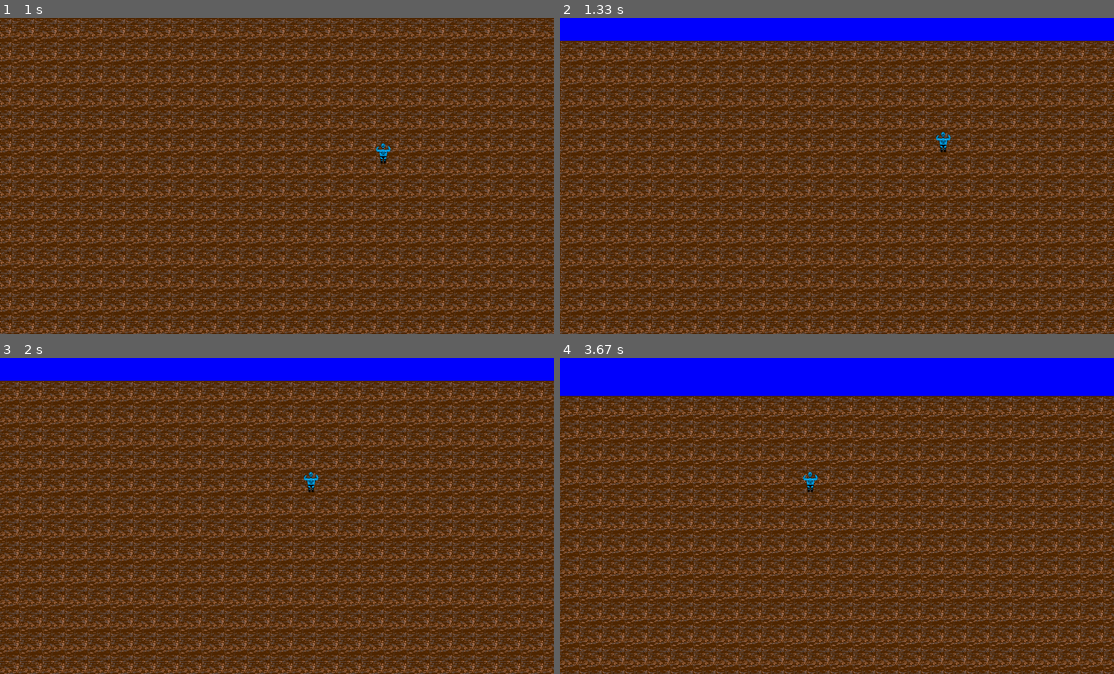
Above: before the commit, frames 1-4 (two rows, left to right).
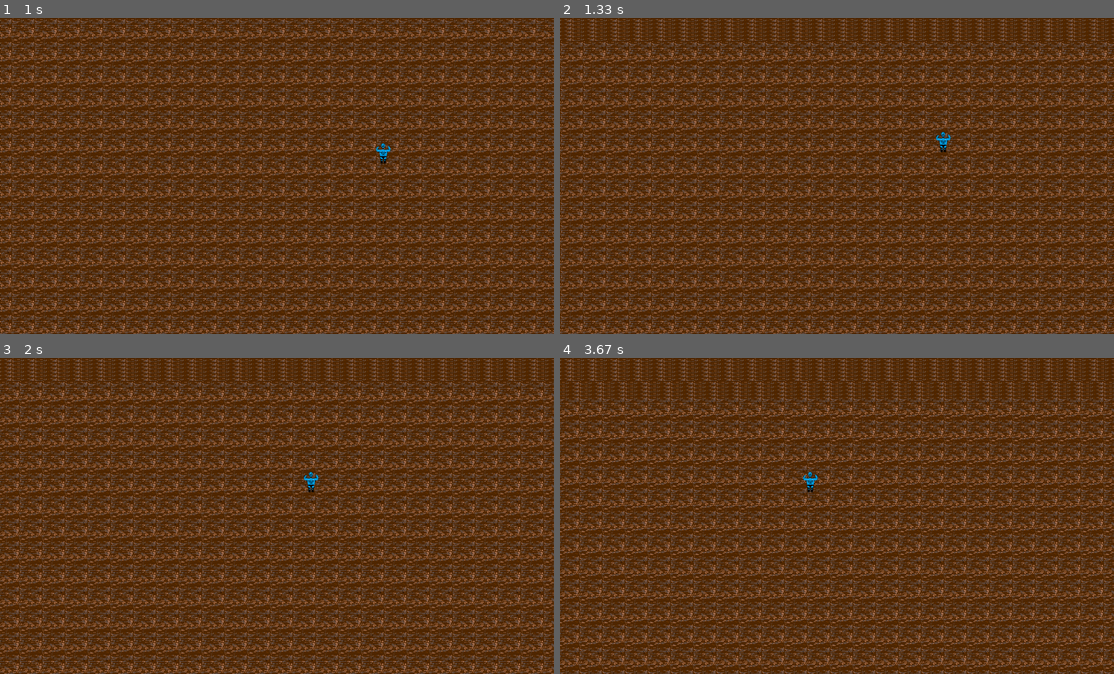
Above: after the commit, the same moments.

Repository: Mihaham/RussianScraporioGame
Game: pygame game, started from main.py
Same seed, same stepped clock (60 frames per second), same inputs: the game is played once before the commit and once after it.
Inputs:
- Up to frame 1 (1 s): hold D 0.33-0.8 s; hold W from 0.83 s (still down)
- Up to frame 2 (1.33 s): release W at 1.13 s; hold D from 1.17 s (still down)
- Up to frame 3 (2 s): release D at 1.63 s; hold A from 1.67 s (still down)
- Up to frame 4 (3.67 s): release A at 2.2 s; hold S 2.23-2.53 s; hold A 2.57-2.97 s; hold W 3-3.37 s; hold D from 3.4 s (still down)

Frame 1 is identical in both runs. In frame 2, 7.2% of the frame differs, in the area x 0-100%, y 0-8%; in frame 3, 7.2%; in frame 4, 12%, in the area x 0-100%, y 0-13%.

Commit message:
drawing as function

Diff:
--- a/Game/Board.py
+++ b/Game/Board.py
@@ -1,10 +1,8 @@
 from random import randint
-
-from Game.single_square import SingleSquare
 
 from Game.Squares.Ground import Ground
 from Game.Squares.Water import Water
-
+from Game.single_square import SingleSquare
 from const import *
 
 
@@ -32,13 +30,9 @@
                 for j in range(water_size):
                     self.grid[x + i][y + j].set_skin(prototipe=Water())
 
-    def draw(self, surface):
-        for x in range(max(0,(self.game_pos_x)//scale), min((self.game_pos_x+LENGTH)//scale + 1,field)):
-            for y in range(max(0,(self.game_pos_y)//scale), min((self.game_pos_y+HIGHT)//scale + 1,field)):
-                self.grid[x][y].draw(surface, x * scale, y * scale, self.game_pos_x, self.game_pos_y)
-
     def increase_coordinates(self, x, y):
         self.update_cordinates(self.game_pos_x + x, self.game_pos_y + y)
+
     def update_cordinates(self, new_x, new_y):
         self.game_pos_x = new_x
         self.game_pos_y = new_y
--- a/Game/single_square.py
+++ b/Game/single_square.py
@@ -1,5 +1,3 @@
-import random
-
 import pygame
 
 from const import *
@@ -19,14 +17,15 @@
         else:
             self.__take_prototipe__(prototipe)
 
-    def draw(self, surface=None, position_x=None, position_y=None, board_x = None, board_y = None):
-        if (board_x - scale <= position_x <= board_x + (LENGTH) + scale and board_y - scale <= position_y <= board_y + (HIGHT) + scale):
+    def draw(self, surface=None, position_x=None, position_y=None, board_x=None, board_y=None):
+        if (board_x - scale <= position_x <= board_x + (LENGTH) + scale and board_y - scale <= position_y <= board_y + (
+                HIGHT) + scale):
             square_skin = pygame.image.load(self.skin)
             square_skin = pygame.transform.scale(square_skin, (scale, scale))
             square_rect = square_skin.get_rect(topleft=(position_x - board_x, position_y - board_y), width=scale)
             surface.blit(square_skin, square_rect)
 
-    def set_skin(self, skin = None, prototipe = None):
+    def set_skin(self, skin=None, prototipe=None):
         if prototipe == None:
             self.skin = skin
         else:
--- a/Player/Inventory.py
+++ b/Player/Inventory.py
@@ -1,6 +1,6 @@
-
 class inventory():
     items = dict()
+
     def __init__(self):
         pass
 
--- a/Player/player.py
+++ b/Player/player.py
@@ -5,65 +5,77 @@
 
 
 class Player:
-    name = "UserName"
-    inventory = None
-    x = 0
-    y = 0
-    direction = [0,0]
-    skin = "sprites/player1.png"
-
+    __name = "UserName"
+    __inventory = None
+    __x = 0
+    __y = 0
+    __direction = [0, 0]
+    __skin = "sprites/player1.png"
 
     def __init__(self, name="Mihaham", position_x=0, position_y=0, skin="sprites/player1.png"):
-        self.name = name
-        self.inventory = inventory()
-        self.x = position_x
-        self.y = position_y
-        self.skin = skin
+        self.__name = name
+        self.__inventory = inventory()
+        self.__x = position_x
+        self.__y = position_y
+        self.__skin = skin
 
     def __repr__(self):
-        return f"Player {self.name}"
+        return f"Player {self.__name}"
 
     def move(self, event):
         print(event)
         if event.type == pygame.KEYDOWN:
             if event.key == pygame.K_w:
-                self.direction[1] = -1
+                self.__direction[1] = -1
             if event.key == pygame.K_a:
-                self.direction[0] = -1
+                self.__direction[0] = -1
             if event.key == pygame.K_s:
-                self.direction[1] = 1
+                self.__direction[1] = 1
             if event.key == pygame.K_d:
-                self.direction[0] = 1
+                self.__direction[0] = 1
         if event.type == pygame.KEYUP:
             if event.key == pygame.K_w:
-                self.direction[1] = 0
+                self.__direction[1] = 0
             if event.key == pygame.K_a:
-                self.direction[0] = 0
+                self.__direction[0] = 0
             if event.key == pygame.K_s:
-                self.direction[1] = 0
+                self.__direction[1] = 0
             if event.key == pygame.K_d:
-                self.direction[0] = 0
+                self.__direction[0] = 0
 
-    def draw(self, surface, board_x, board_y):
-        player_skin = pygame.image.load(self.skin)
-        player_skin = pygame.transform.scale(player_skin, (scale, scale))
-        player_rect = player_skin.get_rect(topleft=(self.x - board_x, self.y - board_y), width=scale)
-        surface.blit(player_skin, player_rect)
+    def rename(self, new_name):
+        self.__name = new_name
+
+    def get_skin(self):
+        return self.__skin
+
+    def get_direction(self):
+        return self.__direction
 
     def get_position(self):
-        return self.x, self.y
+        return self.__x, self.__y
+
+    def get_x(self):
+        return self.__x
+
+    def get_y(self):
+        return self.__y
+
+    def set_direction(self, new_direction):
+        self.__direction = new_direction
 
     def update_position(self, position):
-        self.x, self.y = position
+        self.__x, self.__y = position
 
     def update(self, board):
-        new_x = (self.direction[0] * step + self.x)
-        new_y = (self.direction[1] * step + self.y)
-        if 0<=new_x<=(field-1)*scale and 0<=new_y<=(field-1)*scale:
+        new_x = (self.__direction[0] * step + self.__x)
+        new_y = (self.__direction[1] * step + self.__y)
+        if 0 <= new_x <= (field - 1) * scale and 0 <= new_y <= (field - 1) * scale:
             if (board.grid[new_x // scale][new_y // scale].is_player_available and board.grid[new_x // scale + 1][
                 new_y // scale].is_player_available and board.grid[new_x // scale][
                 new_y // scale + 1].is_player_available and board.grid[new_x // scale + 1][
                 new_y // scale + 1].is_player_available):
-                if not(Center_x - board.cat_box[0]<=new_x - board.game_pos_x<=Center_x+board.cat_box[0] and Center_y - board.cat_box[1]<=new_y - board.game_pos_y<=Center_y+board.cat_box[1]):
-                    board.increase_coordinates(self.direction[0] * step,self.direction[1]*step)
-                self.update_position((self.direction[0] * step + self.x, self.direction[1] * step + self.y))
+                if not (Center_x - board.cat_box[0] <= new_x - board.game_pos_x <= Center_x + board.cat_box[
+                    0] and Center_y - board.cat_box[1] <= new_y - board.game_pos_y <= Center_y + board.cat_box[1]):
+                    board.increase_coordinates(self.__direction[0] * step, self.__direction[1] * step)
+                self.update_position((self.__direction[0] * step + self.__x, self.__direction[1] * step + self.__y))
--- a/const.py
+++ b/const.py
@@ -1,12 +1,11 @@
 step = 12
 scale = 72
-field = 1500
+field = 150
 LENGTH = 1750
 HIGHT = 1000
 
 water_amount = 10
 water_size = 2
 
-
-Center_x = LENGTH//2
-Center_y = HIGHT//2
+Center_x = LENGTH // 2
+Center_y = HIGHT // 2
--- /dev/null
+++ b/drawing_pygame/Draw.py
@@ -0,0 +1,28 @@
+import pygame
+
+from const import *
+
+
+def draw(surface, player=None, board=None, single_square=None, object=None, pos_x = None, pos_y = None):
+    if board is not None and single_square is None:
+        for i in range(max(0, board.game_pos_x // scale), min((board.game_pos_x + LENGTH) // scale + 1, field)):
+            for j in range(max(0, board.game_pos_y // scale), min((board.game_pos_y + HIGHT) // scale + 1, field)):
+                draw(surface, board=board, pos_x=i * scale, pos_y=j * scale, single_square=board.grid[i][j])
+    if single_square is not None:
+        if (board.game_pos_x - scale <= pos_x <= board.game_pos_x + (
+                LENGTH) + scale and board.game_pos_y - scale <= pos_y <= board.game_pos_y + (
+                HIGHT) + scale):
+            square_skin = pygame.image.load(single_square.skin)
+            square_skin = pygame.transform.scale(square_skin, (scale, scale))
+            square_rect = square_skin.get_rect(
+                topleft=(pos_x - board.game_pos_x, pos_y - board.game_pos_y), width=scale)
+            surface.blit(square_skin, square_rect)
+    if player is not None:
+        player_skin = pygame.image.load(player.get_skin())
+        player_skin = pygame.transform.scale(player_skin, (scale, scale))
+        player_rect = player_skin.get_rect(
+            topleft=(player.get_x() - board.game_pos_x, player.get_y() - board.game_pos_y),
+            width=scale)
+        surface.blit(player_skin, player_rect)
+    if object is not None:
+        pass
--- a/main.py
+++ b/main.py
@@ -1,9 +1,9 @@
 import pygame
 
+from drawing_pygame.Draw import draw
+from Game.Board import Board
+from Player.player import Player
 from const import *
-
-from Player.player import Player
-from Game.Board import Board
 
 fps = 60
 
@@ -16,9 +16,7 @@
 player = Player(position_x=Center_x, position_y=Center_y)
 
 while True:
-    pygame.draw.rect(surface, (0,0,255), (0, 0, LENGTH, HIGHT))
-    Board.draw(surface)
-    player.draw(surface, board_x=Board.game_pos_x, board_y=Board.game_pos_y)
+    draw(surface, player = player, board = Board)
     for event in pygame.event.get():
         if event.type == pygame.QUIT:
             exit()
